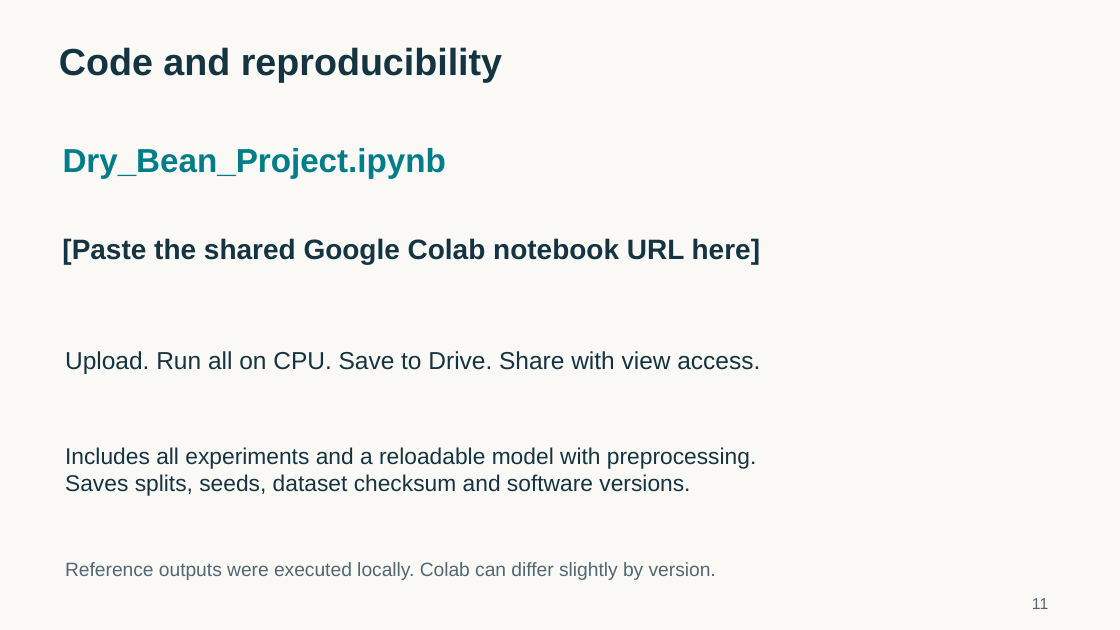
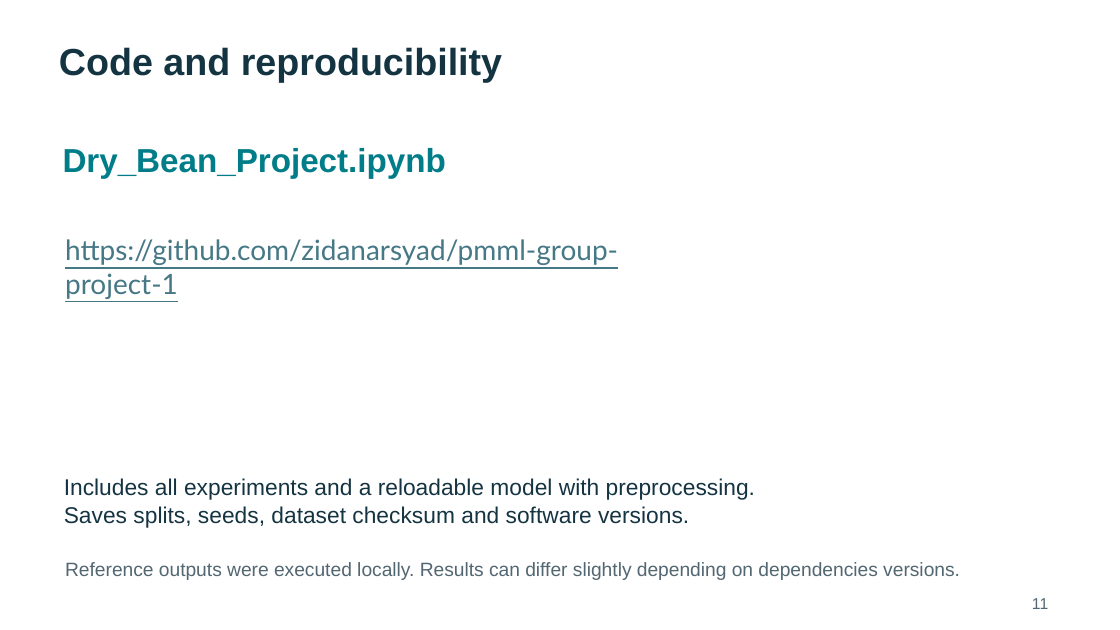
Before and after one commit to zidanarsyad/pmml-group-project-1, a slide deck: slide 11 of Dry_Bean_Presentation.pptx. Drawn at 1120x630 pixels with LibreOffice and Linux fonts; fonts in the diff are those of the drawing. Boxes give left, top, right and bottom in pixels: in the first picture for what was removed or moved away, otherwise in the second. Text is boxed around its words. In the diff, an @@ line names an element or a change of style, - is before the commit and + after.

Commit message:
Modified presentation and project reports

```diff
--- a/Dry_Bean_Presentation.pptx
+++ b/Dry_Bean_Presentation.pptx
@@ background #FAF9F5 to #FFFFFF @@
@@ text removed at bbox=[62, 238, 760, 264] @@
-[Paste the shared Google Colab notebook URL here]
@@ text added at bbox=[65, 239, 618, 299], 24 pt, text #467886, underline @@
+https://github.com/zidanarsyad/pmml-group-project-1
@@ text removed at bbox=[65, 351, 760, 374] @@
-Upload. Run all on CPU. Save to Drive. Share with view access.
@@ text "Includes all experiments and a ...": place and size @@
-text "Includes all experiments and a ..." at bbox=[65, 447, 756, 496]
+text "Includes all experiments and a ..." at bbox=[64, 478, 755, 528]
@@ text at bbox=[65, 562, 960, 580]: text changed @@
-Reference outputs were executed locally. Colab can differ slightly by version.
+Reference outputs were executed locally. Results can differ slightly depending on dependencies versions.
```
Also in this commit, not shown: 10 other slides changed, 2 slides added, 1 slide removed, 2 other files.
